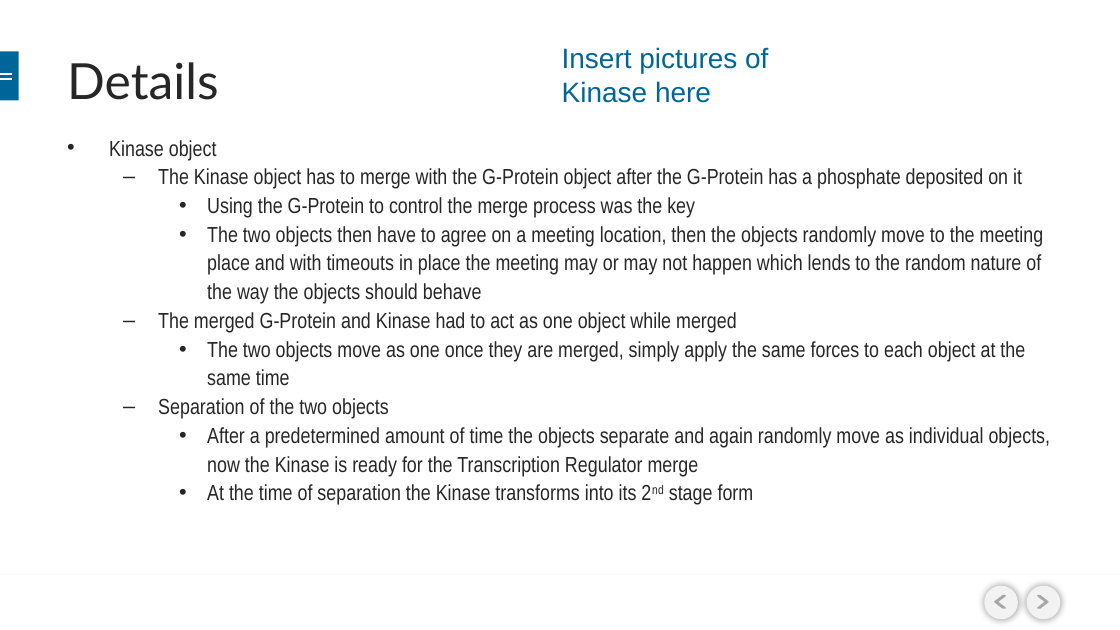
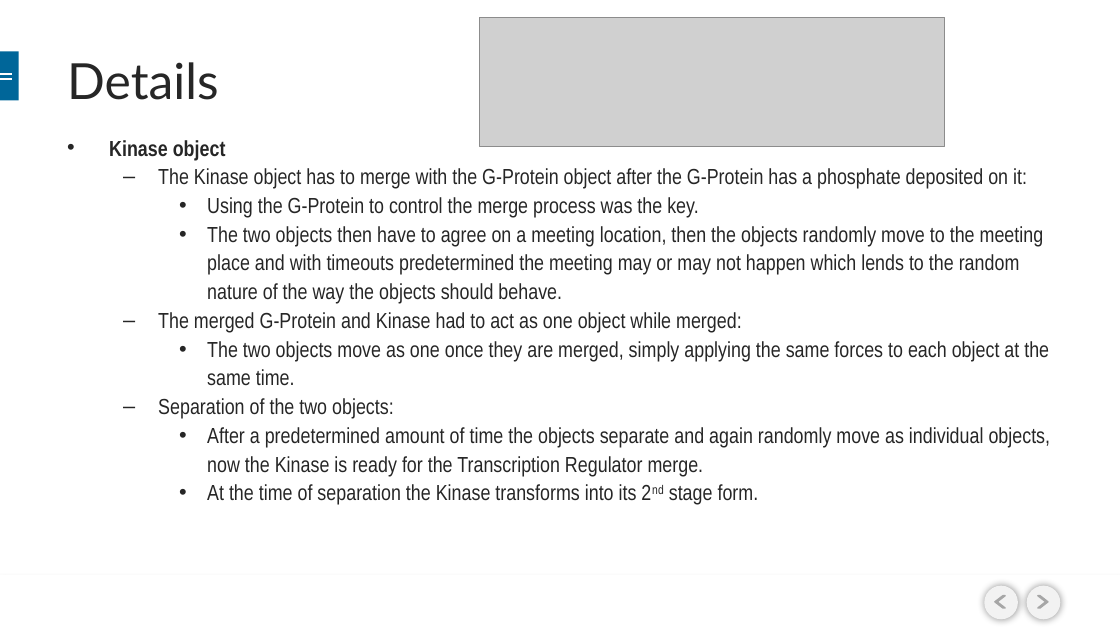
Before and after one commit to BioRubeBotProject/2015-Fall, a slide deck: slide 5 of Documents/BIORUBEBOT- CS452.pptx. Drawn at 1120x630 pixels with LibreOffice and Linux fonts; fonts in the diff are those of the drawing; grey boxes stand for pictures; background and template pictures are left out. Boxes give left, top, right and bottom in pixels: in the first picture for what was removed or moved away, otherwise in the second. Text is boxed around its words. In the diff, an @@ line names an element or a change of style, - is before the commit and + after.

```diff
--- a/Documents/BIORUBEBOT- CS452.pptx
+++ b/Documents/BIORUBEBOT- CS452.pptx
@@ picture added at <box>479,17,945,147</box> @@
@@ text removed at <box>562,47,768,103</box> @@
-Insert pictures of Kinase here
@@ text at <box>109,140,226,161</box>: bold on in "Kinase object" @@
@@ text at <box>158,168,1051,505</box>: text changed @@
-  – The Kinase object has to merge with the G-Protein object after the G-Protein has a phosphate deposited on it
-    • Using the G-Protein to control the merge process was the key
-    • The two objects then have to agree on a meeting location, then the objects randomly move to the meeting place and with timeouts in place the meeting may or may not happen which lends to the random nature of the way the objects should behave
-  – The merged G-Protein and Kinase had to act as one object while merged
-    • The two objects move as one once they are merged, simply apply the same forces to each object at the same time
-  – Separation of the two objects
-    • After a predetermined amount of time the objects separate and again randomly move as individual objects, now the Kinase is ready for the Transcription Regulator merge
-    • At the time of separation the Kinase transforms into its 2nd stage form
+  – The Kinase object has to merge with the G-Protein object after the G-Protein has a phosphate deposited on it:
+    • Using the G-Protein to control the merge process was the key.
+    • The two objects then have to agree on a meeting location, then the objects randomly move to the meeting place and with timeouts predetermined the meeting may or may not happen which lends to the random nature of the way the objects should behave.
+  – The merged G-Protein and Kinase had to act as one object while merged:
+    • The two objects move as one once they are merged, simply applying the same forces to each object at the same time.
+  – Separation of the two objects:
+    • After a predetermined amount of time the objects separate and again randomly move as individual objects, now the Kinase is ready for the Transcription Regulator merge.
+    • At the time of separation the Kinase transforms into its 2nd stage form.
```
Also in this commit, not shown: 8 other slides changed, 2 slides added, 5 other files.
